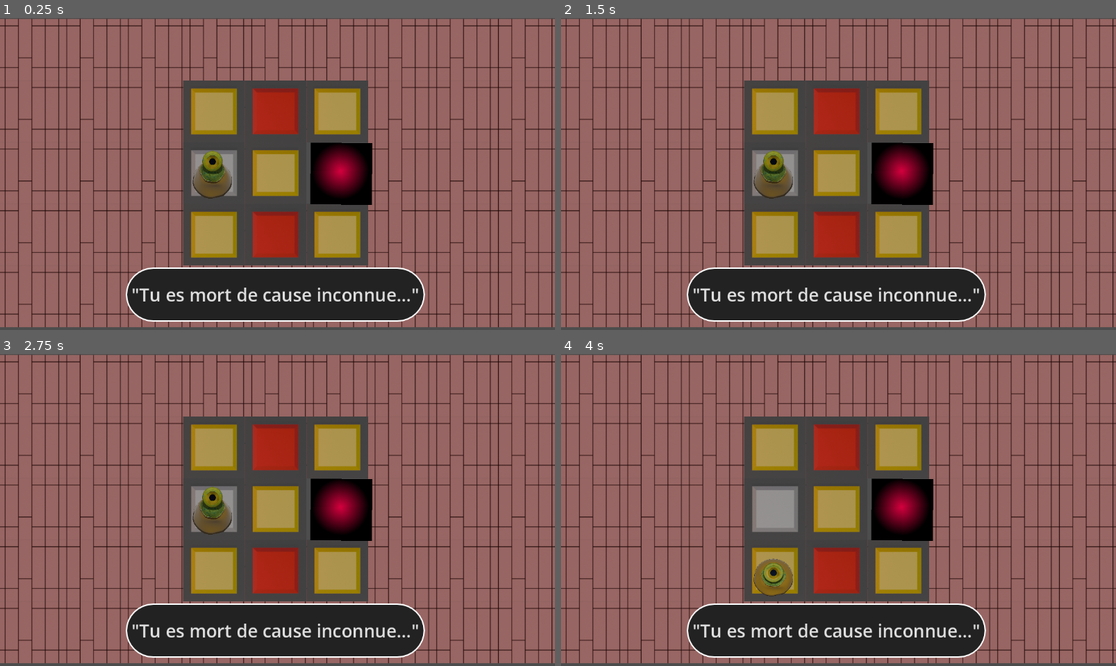
Above: before the commit, frames 1-4 (two rows, left to right).
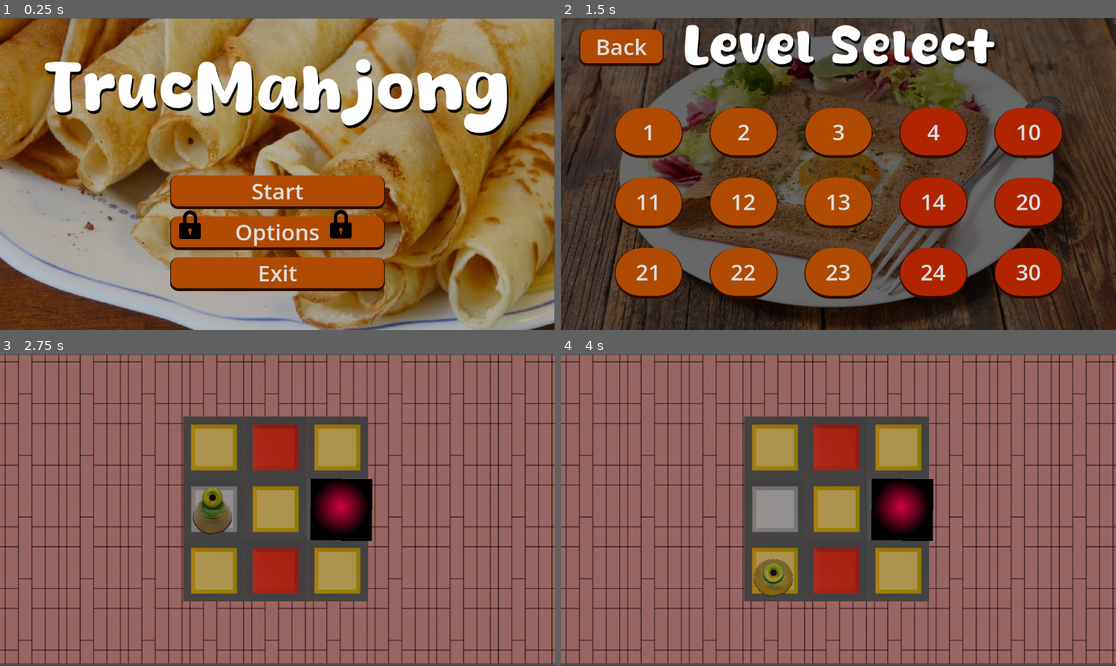
Above: after the commit, the same moments.

Repository: Crizomb/TrucMhajong
Game: Godot game, scene res://scenes/menus/main_menu.tscn
Same seed, same stepped clock (60 frames per second), same inputs: the game is played once before the commit and once after it. Before the commit the project starts from res://scenes/Niveaux/niveau1.tscn.
Inputs (mouse positions are in pixels of both pictures, inside the frame that each line leads up to):
- Up to frame 1 (0.25 s): no input
- Up to frame 2 (1.5 s): click (838, 295) at 0.5 s, where only the run before the commit has a clickable "'Tu es mort de cause inconnue…"; click (838, 192) at 1.25 s, where only the run after the commit has a clickable "Start"
- Up to frame 3 (2.75 s): click (88, 469) at 2 s, where only the run after the commit has a clickable "1"
- Up to frame 4 (4 s): tap Enter at 2.75 s; hold D (Right) 2.78-3.53 s; tap K (MaSuperActionDeTest) at 2.85 s; tap R (Restart) at 3.5 s; hold S (Down) from 3.53 s (still down); tap Shift (ToggleCrouch) at 3.6 s

The runs differ from the first frame. In frame 1, 98% of the frame differs, in the area x 0-100%, y 0-100%; in frame 2, 95%; in frame 3, 8.9%; in frame 4, 8.9%.

Commit message:
DEATH messages implemented

Diff:
--- a/entities/naration/label.gd
+++ b/entities/naration/label.gd
@@ -1,7 +1,8 @@
-extends Label
+extends Control
 
 @onready var audio_template : AudioStreamPlayer2D = $template
 
+@onready var button: Button = $Button
 
 @onready var naration_dict : Dictionary[Global.DeathReason, Array] = {
 	Global.DeathReason.FIVE_MOVEMENTS_SAME_DIRECTION : ["Tu es mort de cause inconnue...", audio_template],
@@ -14,10 +15,9 @@
 
 # Called when the node enters the scene tree for the first time.
 func _ready() -> void:
-	text = ""
-	visible = false
+	button.text = "non vide"
+	button.visible = false
 	Global.naration_label.connect(_on_naration_label)
-
 
 # Called every frame. 'delta' is the elapsed time since the previous frame.
 @warning_ignore("unused_parameter")
@@ -25,10 +25,10 @@
 	pass
 
 func show_text(s: String, time: float):
-	text = s
-	visible = true
+	button.text = s
+	button.visible = true
 	await get_tree().create_timer(time).timeout
-	visible = false
+	button.visible = false
 
 func _on_naration_label(t : Global.DeathReason):
 	var metadata = naration_dict.get(t, naration_dict[Global.DeathReason.UNKNOWN])
--- a/entities/naration/naration.tscn
+++ b/entities/naration/naration.tscn
@@ -22,31 +22,21 @@
 anchor_bottom = 1.0
 grow_horizontal = 2
 grow_vertical = 2
-
-[node name="Label" type="Label" parent="." unique_id=2085116337]
-layout_mode = 0
-offset_right = 170.0
-offset_bottom = 23.0
-text = "Naration label"
 script = ExtResource("1_h2h6e")
 
-[node name="template" type="AudioStreamPlayer2D" parent="Label" unique_id=462565774]
-stream = ExtResource("2_rufhj")
-
 [node name="Button" type="Button" parent="." unique_id=129380547]
+z_index = 4096
+z_as_relative = false
 layout_mode = 1
-anchors_preset = 7
-anchor_left = 0.5
-anchor_top = 1.0
-anchor_right = 0.5
-anchor_bottom = 1.0
-offset_left = -310.5
-offset_top = -142.0
-offset_right = 310.5
-offset_bottom = -29.0
-grow_horizontal = 2
-grow_vertical = 0
+anchors_preset = -1
+offset_left = -73.0
+offset_top = 255.0
+offset_right = 548.0
+offset_bottom = 368.0
 theme_override_font_sizes/font_size = 37
 theme_override_styles/normal = SubResource("StyleBoxFlat_htawy")
 text = "\"Tu es mort de cause inconnue...\""
 autowrap_mode = 2
+
+[node name="template" type="AudioStreamPlayer2D" parent="." unique_id=462565774]
+stream = ExtResource("2_rufhj")
--- a/project.godot
+++ b/project.godot
@@ -11,13 +11,14 @@
 [application]
 
 config/name="MahjongTruc"
-run/main_scene="uid://d0eeuqs6fyjrf"
+run/main_scene="uid://b7hnubkfb05sj"
 config/features=PackedStringArray("4.7")
 config/icon="res://icon.svg"
 
 [autoload]
 
 Global="*uid://di2h1hd30mcdx"
+Naration="*uid://bef70jq2kewgg"
 
 [global_group]
 
--- a/scenes/Niveaux/niveau1.tscn
+++ b/scenes/Niveaux/niveau1.tscn
@@ -77,18 +77,6 @@
 texture = ExtResource("9_fnsis")
 modulate_color = Color(0.74978, 0.74978, 0.74977994, 1)
 
-[sub_resource type="StyleBoxFlat" id="StyleBoxFlat_43m85"]
-bg_color = Color(0.13319641, 0.13319641, 0.13319635, 1)
-border_width_left = 3
-border_width_top = 3
-border_width_right = 3
-border_width_bottom = 3
-border_color = Color(1, 1, 1, 1)
-corner_radius_top_left = 100
-corner_radius_top_right = 100
-corner_radius_bottom_right = 100
-corner_radius_bottom_left = 100
-
 [node name="Node2D" type="Node2D" unique_id=1947861403]
 
 [node name="TileMapLayer" type="TileMapLayer" parent="." unique_id=1119246778]
@@ -250,23 +238,6 @@
 texture = ExtResource("9_fnsis")
 expand_mode = 1
 
-[node name="Button" type="Button" parent="." unique_id=1966388548]
-anchors_preset = 8
-anchor_left = 0.5
-anchor_top = 0.5
-anchor_right = 0.5
-anchor_bottom = 0.5
-offset_left = -119.0
-offset_top = 260.0
-offset_right = 502.0
-offset_bottom = 373.0
-grow_horizontal = 2
-grow_vertical = 2
-theme_override_font_sizes/font_size = 37
-theme_override_styles/normal = SubResource("StyleBoxFlat_43m85")
-text = "\"Tu es mort de cause inconnue...\""
-autowrap_mode = 2
-
 [connection signal="button_up" from="Pause_menu/Menu_buttons/Resume" to="Pause_menu" method="_on_resume_button_up"]
 [connection signal="button_down" from="Pause_menu/Menu_buttons/Options" to="Pause_menu" method="_on_options_button_down"]
 [connection signal="button_up" from="Pause_menu/Menu_buttons/Options" to="Pause_menu" method="_on_options_button_up"]
--- a/scenes/menus/main_menu.tscn
+++ b/scenes/menus/main_menu.tscn
@@ -157,10 +157,10 @@
 
 [node name="Small_lock" type="TextureRect" parent="." unique_id=343655593]
 layout_mode = 0
-offset_left = 288.0
-offset_top = 380.0
-offset_right = 347.0
-offset_bottom = 439.0
+offset_left = 266.0
+offset_top = 365.0
+offset_right = 325.0
+offset_bottom = 424.0
 offset_transform_enabled = true
 offset_transform_position = Vector2(100, 0)
 texture = ExtResource("3_rtw2f")
@@ -168,10 +168,10 @@
 
 [node name="Small_lock_2" type="TextureRect" parent="." unique_id=365444334]
 layout_mode = 0
-offset_left = 808.0
-offset_top = 380.0
-offset_right = 867.0
-offset_bottom = 439.0
+offset_left = 779.0
+offset_top = 364.0
+offset_right = 838.0
+offset_bottom = 423.0
 offset_transform_enabled = true
 offset_transform_position = Vector2(-100, 0)
 texture = ExtResource("3_rtw2f")
